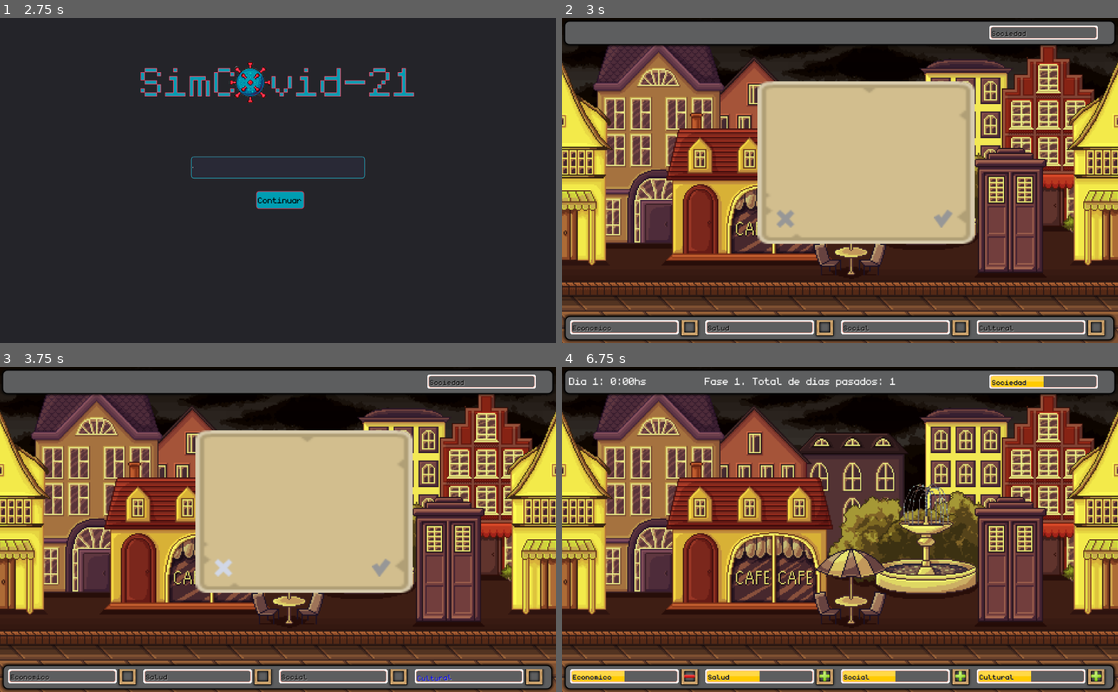
Above: before the commit, frames 1-4 (two rows, left to right).
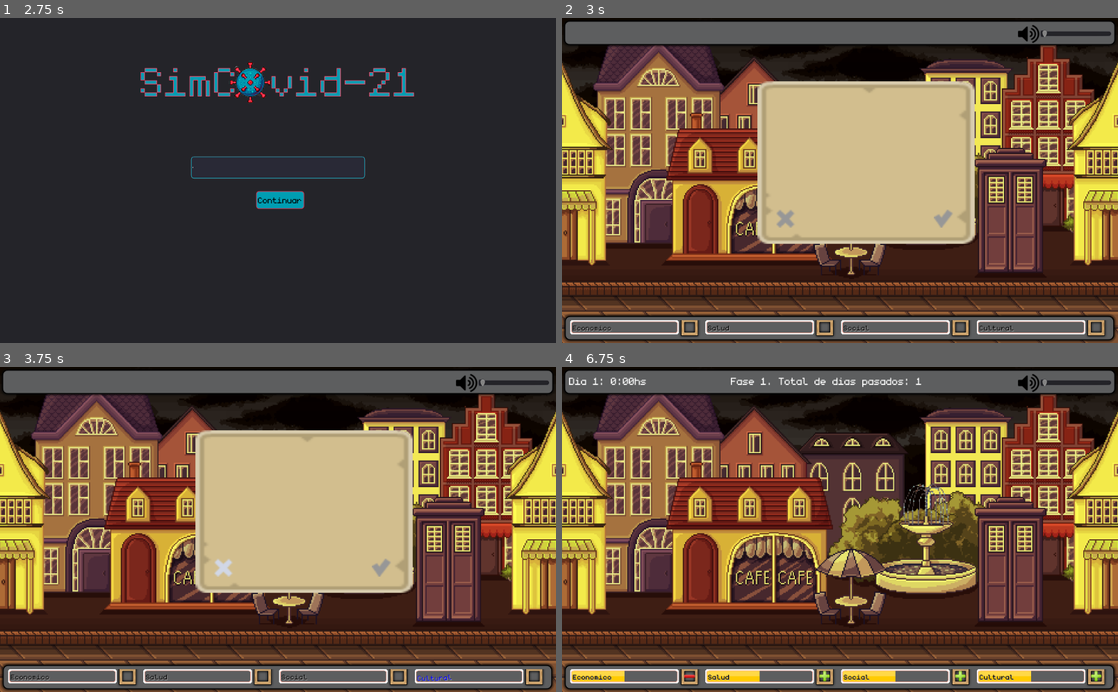
Above: after the commit, the same moments.

Repository: compumundohipermegaredUNQ/SimCovid-21
Game: Godot game, scene res://Main.tscn
Same seed, same stepped clock (60 frames per second), same inputs: the game is played once before the commit and once after it.
Inputs (mouse positions are in pixels of both pictures, inside the frame that each line leads up to):
- Up to frame 1 (2.75 s): click "Comenzar" at 0.5 s; click (278, 167) at 1.27 s; type "12" at 1.35 s; click "Comenzar" at 2 s
- Up to frame 2 (3 s): click "Ayuda" at 2.75 s
- Up to frame 3 (3.75 s): click (222, 568) at 3.5 s
- Up to frame 4 (6.75 s): click (945, 568) at 4.25 s; click (784, 568) at 5 s; click (945, 568) at 5.75 s; click (784, 568) at 6.5 s

Frame 1 is identical in both runs. In frame 2, 0.5% of the frame differs, in the area x 76-99%, y 2-8%; in frame 3, 0.5%; in frame 4, 1.2%, in the area x 25-99%, y 2-8%.

Commit message:
slide para manejar el volumen

Diff:
--- a/Main.tscn
+++ b/Main.tscn
@@ -141,6 +141,7 @@
 
 [node name="BackgroundMusic" type="AudioStreamPlayer" parent="Background"]
 stream = ExtResource( 24 )
+volume_db = -6.969
 autoplay = true
 
 [node name="Timer" type="Timer" parent="."]
--- a/default_bus_layout.tres
+++ b/default_bus_layout.tres
@@ -1,10 +1,10 @@
 [gd_resource type="AudioBusLayout" format=2]
 
 [resource]
-bus/0/volume_db = 0.0694828
+bus/0/volume_db = -21.0931
 bus/1/name = "sfx"
 bus/1/solo = false
 bus/1/mute = false
 bus/1/bypass_fx = false
-bus/1/volume_db = -6.91795
+bus/1/volume_db = -12.9844
 bus/1/send = "Master"
--- a/src/Bar/HealthBarGroup.gd
+++ b/src/Bar/HealthBarGroup.gd
@@ -4,7 +4,7 @@
 onready var economia_bar = $BottomPanel/HBoxContainer/Economico
 onready var salud_bar = $BottomPanel/HBoxContainer/Salud
 onready var social_bar = $BottomPanel/HBoxContainer/Social
-onready var overall_bar = $TopPanel/HBoxContainer/OverallBar
+#onready var overall_bar = $TopPanel/HBoxContainer/OverallBar
 var global_timer
 var pedestrian_spawner
 onready var bar_names = {
@@ -57,8 +57,8 @@
 	salud_weight = clamp(salud_weight, 0.1, 0.6)
 	social_weight = clamp(social_weight, 0.1, 0.4)
 
-	var overall_value = cultural_bar.get_healthbar_value() * cultural_weight + economia_bar.get_healthbar_value() * economia_weight + salud_bar.get_healthbar_value() * salud_weight + social_bar.get_healthbar_value() * social_weight
-	overall_bar.set_healthbar_value(overall_value)
+	#var overall_value = cultural_bar.get_healthbar_value() * cultural_weight + economia_bar.get_healthbar_value() * economia_weight + salud_bar.get_healthbar_value() * salud_weight + social_bar.get_healthbar_value() * social_weight
+	#overall_bar.set_healthbar_value(overall_value)
 
 func get_percentages():
 	var percentages = []
@@ -107,3 +107,10 @@
 
 func get_percentage_by_name(bar_name):
 	return bar_names[bar_name].get_value()
+
+
+func _on_HSlider_value_changed(value):
+	AudioServer.set_bus_volume_db(
+		AudioServer.get_bus_index("Master"),
+		linear2db(value)
+	)
--- a/src/Bar/HealthBarGroup.tscn
+++ b/src/Bar/HealthBarGroup.tscn
@@ -1,9 +1,10 @@
-[gd_scene load_steps=7 format=2]
+[gd_scene load_steps=8 format=2]
 
 [ext_resource path="res://src/Bar/HealthBar.tscn" type="PackedScene" id=1]
 [ext_resource path="res://src/Bar/HealthBarGroup.gd" type="Script" id=2]
 [ext_resource path="res://assets/Bar/BoxStyle.tres" type="StyleBox" id=3]
 [ext_resource path="res://assets/Fonts/monogram.ttf" type="DynamicFontData" id=4]
+[ext_resource path="res://assets/pngfind.com-horn-png-1747603.png" type="Texture" id=5]
 
 [sub_resource type="DynamicFont" id=1]
 size = 30
@@ -45,32 +46,38 @@
 }
 
 [node name="Clock" type="RichTextLabel" parent="TopPanel/HBoxContainer"]
-margin_right = 248.0
-margin_bottom = 29.0
+margin_right = 296.0
+margin_bottom = 33.0
 size_flags_horizontal = 7
 size_flags_vertical = 7
 size_flags_stretch_ratio = 0.5
 custom_fonts/normal_font = SubResource( 1 )
 
 [node name="Fase" type="RichTextLabel" parent="TopPanel/HBoxContainer"]
-margin_left = 250.0
-margin_right = 748.0
-margin_bottom = 29.0
+margin_left = 298.0
+margin_right = 825.0
+margin_bottom = 33.0
 size_flags_horizontal = 7
 size_flags_vertical = 5
+size_flags_stretch_ratio = 0.89
 custom_fonts/normal_font = SubResource( 2 )
 
-[node name="OverallBar" parent="TopPanel/HBoxContainer" instance=ExtResource( 1 )]
-anchor_right = 0.0
-anchor_bottom = 0.0
-margin_left = 774.0
-margin_top = 1.0
-margin_right = 974.0
-margin_bottom = 27.0
-size_flags_horizontal = 6
-size_flags_vertical = 4
-size_flags_stretch_ratio = 0.5
-label = "Sociedad"
+[node name="TextureRect" type="TextureRect" parent="TopPanel/HBoxContainer"]
+margin_left = 827.0
+margin_right = 866.0
+margin_bottom = 33.0
+size_flags_stretch_ratio = 1.04
+texture = ExtResource( 5 )
+
+[node name="HSlider" type="HSlider" parent="TopPanel/HBoxContainer"]
+margin_left = 868.0
+margin_right = 999.0
+margin_bottom = 33.0
+size_flags_horizontal = 11
+size_flags_vertical = 1
+size_flags_stretch_ratio = 0.22
+max_value = 1.0
+step = 0.1
 
 [node name="BottomPanel" type="Panel" parent="."]
 anchor_top = 1.0
@@ -142,3 +149,5 @@
 multiplier = 0.5
 label = "Cultural"
 percentage = 0.1
+
+[connection signal="value_changed" from="TopPanel/HBoxContainer/HSlider" to="." method="_on_HSlider_value_changed"]
Binary file removed: assets/Bar/pngfind.com-horn-png-1747603.png
Binary file added: assets/City/white_square.png
Not shown, added: assets/City/white_square.png.import
Binary file added: assets/Pedestrians/kisspng-volume-computer-icons-sound-icon-volume-5adc5b8bf3c9e0.3983945915243907959986.png
Not shown, added: assets/Pedestrians/kisspng-volume-computer-icons-sound-icon-volume-5adc5b8bf3c9e0.3983945915243907959986.png.import
Binary file added: assets/pngfind.com-horn-png-1747603.png
Not shown, changed: assets/pngfind.com-horn-png-1747603.png.import
